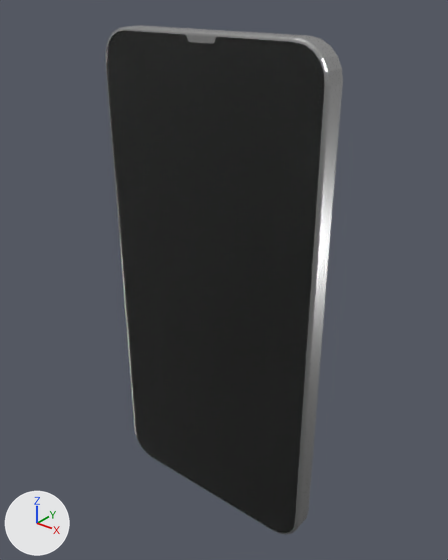
Before and after pictures for a commit that changed the Blender file MENU/p hone.blend.
Before and after are seen from a 50 mm lens placed at (0.1142, -0.1368, 0.0928), pointed at (0.0009, 0.0048, 0.0051). Lighting does not change. The marker at lower left points along +X, +Y and +Z.

Objects in the first picture: 'Body', 'Screen'.
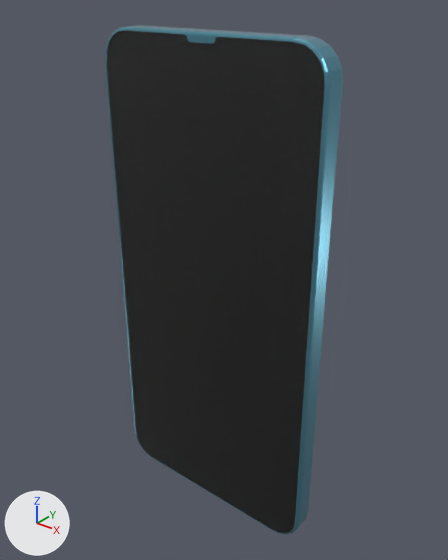
Scene script edits in JSON lines:
```json
{"op": "add", "block": "mat_body", "code": ["mat_body = principled_material('Body')", "mat_body.base_color = (0.125, 0.365, 0.478)  # cyan #63a3b8", "mat_body.metallic = 0.8", "mat_body.roughness = 0.248"]}
{"block": "me_cube", "where": "# used by ob_body; location = (0.0, 0.0, 0.0)"}
{"op": "remove", "block": "me_cube", "code": "me_cube.from_pydata(...)  # 320 vertices, 368 faces; spans x -0.039..0.039, y -0.004..0.006, z -0.08..0.08"}
{"op": "add", "block": "me_cube", "code": "me_cube.from_pydata(...)  # 224 vertices, 227 faces; spans x -0.039..0.039, y -0.004..0.004, z -0.08..0.08"}
{"block": "me_cube", "change": "me_cube part 1: 200 faces spanning x -0.039..0.039, y -0.004..0.004, z -0.08..0.08 switch from mat_metal (grey #bebebe) to mat_body (cyan #63a3b8)"}
```

Changed parts and their boxes [x1, y1, x2, y2] in the pictures (448 x 560 px):
```json
{"part": 1, "of": "me_cube", "change": "recoloured", "before": [105, 26, 343, 534], "after": [105, 26, 343, 534], "on screen": "grey to cyan"}
```
